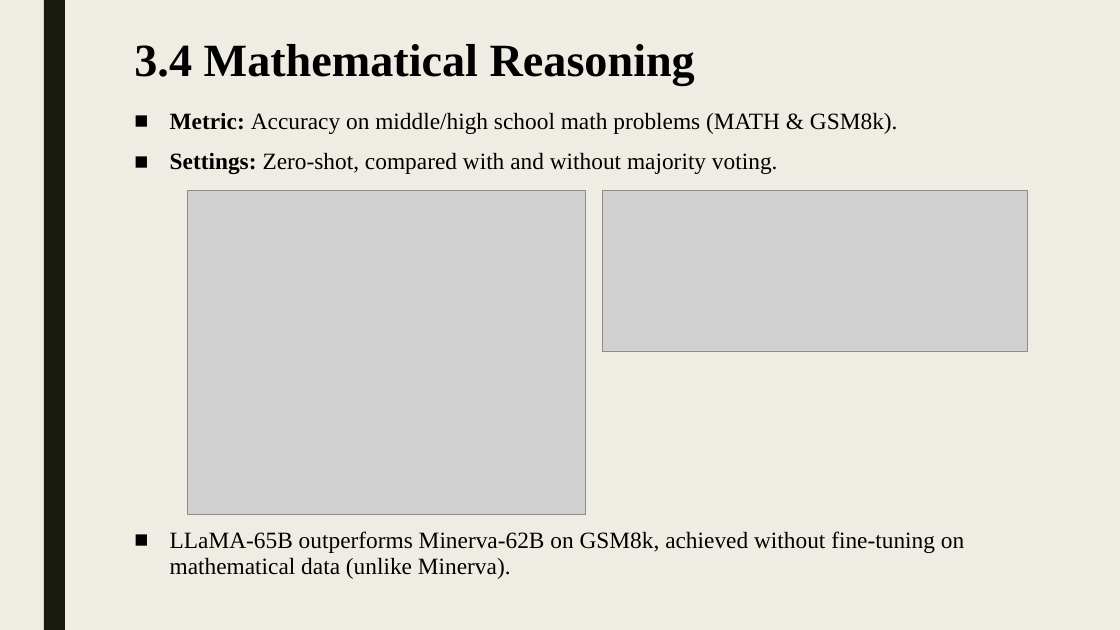
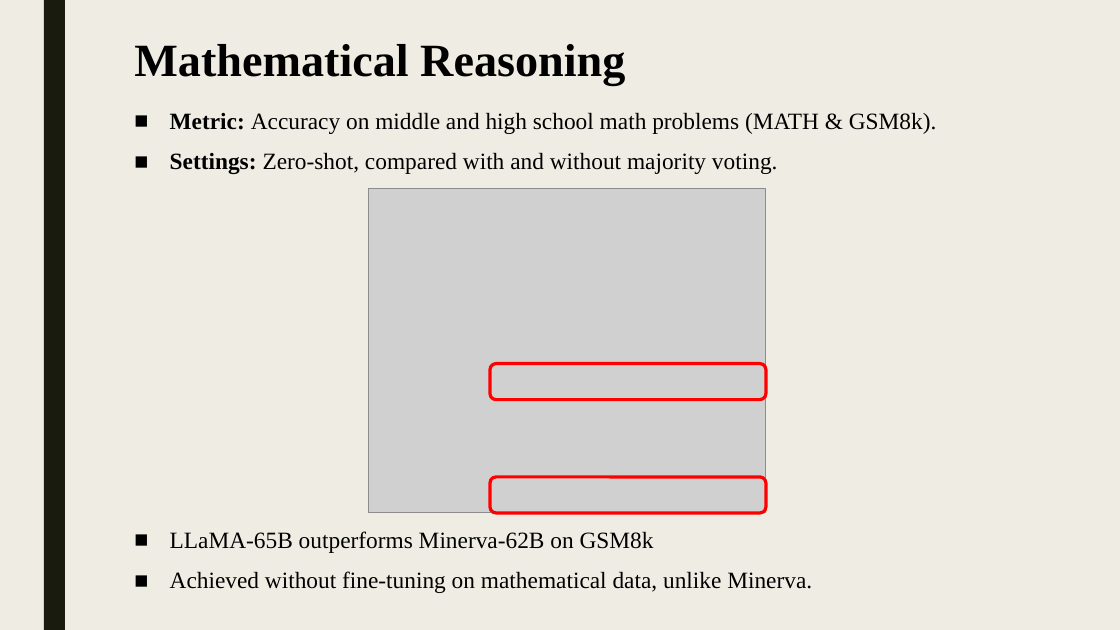
Before and after one commit to shlomi1993/llm-from-scratch, a slide deck: slide 13 of presentation/Lecture Slides.pptx. Drawn at 1120x630 pixels with LibreOffice and Linux fonts; fonts in the diff are those of the drawing; grey boxes stand for pictures. Boxes give left, top, right and bottom in pixels: in the first picture for what was removed or moved away, otherwise in the second. Text is boxed around its words. In the diff, an @@ line names an element or a change of style, - is before the commit and + after.

```diff
--- a/presentation/Lecture Slides.pptx
+++ b/presentation/Lecture Slides.pptx
@@ title at <box>134,44,625,85</box>: text changed @@
-3.4 Mathematical Reasoning
+Mathematical Reasoning
@@ text at <box>170,112,937,134</box>: text changed @@
-■ Metric: Accuracy on middle/high school math problems (MATH & GSM8k).
+■ Metric: Accuracy on middle and high school math problems (MATH & GSM8k).
@@ picture: place and size @@
-picture at <box>188,190,586,514</box>
+picture at <box>368,189,766,513</box>
@@ picture removed at <box>602,190,1028,351</box> @@
@@ rounded rectangle added at <box>490,364,765,400</box>, outline #FF0000 2.75 pt @@
@@ rounded rectangle added at <box>490,477,765,513</box>, outline #FF0000 2.75 pt @@
@@ text at <box>170,531,812,593</box>: text changed @@
-■ LLaMA-65B outperforms Minerva-62B on GSM8k, achieved without fine-tuning on mathematical data (unlike Minerva).
+■ LLaMA-65B outperforms Minerva-62B on GSM8k
+■ Achieved without fine-tuning on mathematical data, unlike Minerva.
```
Also in this commit, not shown: 11 other slides changed, 3 slides added, 5 slides removed.
